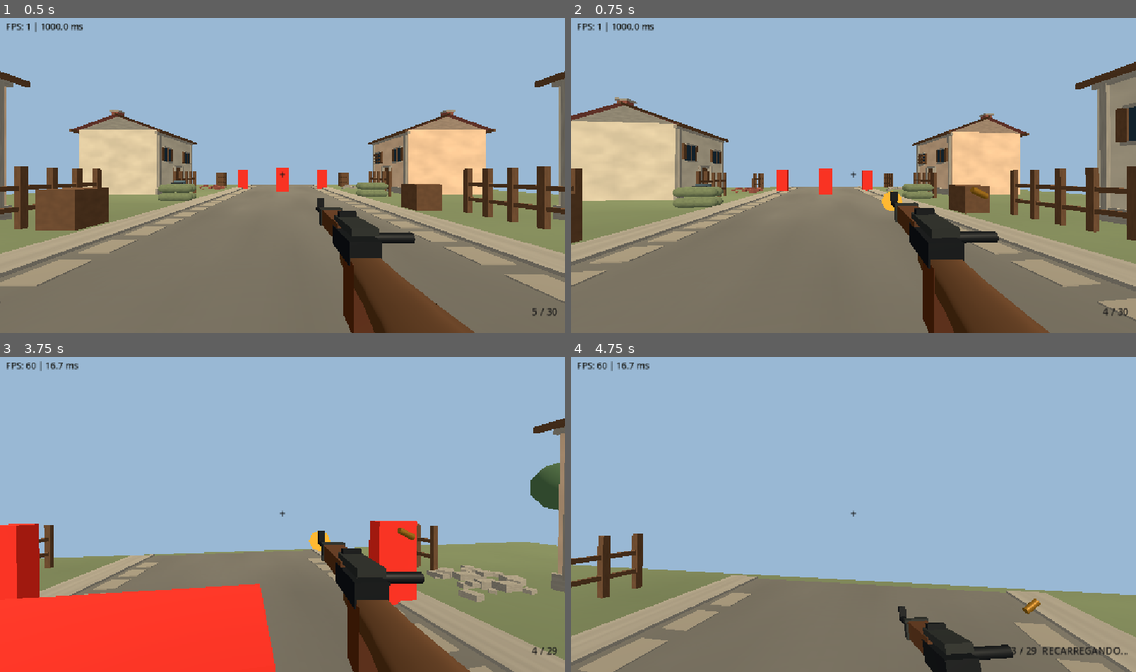
Above: before the commit, frames 1-4 (two rows, left to right).
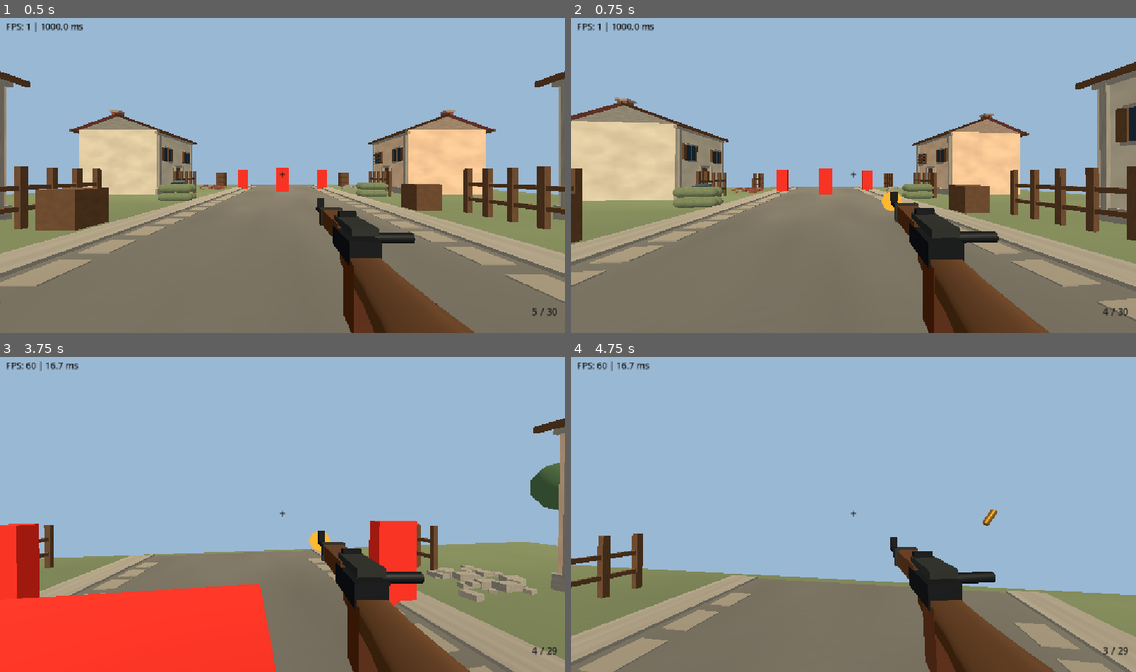
Above: after the commit, the same moments.

Repository: Evertonzinn/ww2-fps
Game: Godot game, scene res://main.tscn
The game is run twice, just before and just after one commit, with the same random seed, the same clock (stepped at 60 frames per second) and the same inputs.
Inputs (mouse positions are in pixels of both pictures, inside the frame that each line leads up to):
- Up to frame 1 (0.5 s): no input
- Up to frame 2 (0.75 s): tap Enter at 0.5 s; move the mouse to (881, 172) at 0.52 s; hold W from 0.53 s (still down); tap R at 0.6 s; click (881, 172) at 0.67 s
- Up to frame 3 (3.75 s): keep holding W; tap Space at 0.77, 1.52, 3.02 s; move the mouse to (254, 514) at 1.27 s; tap R at 1.35, 2.3, 2.85, 3.6 s; click (254, 514) at 1.42 s; move the mouse to (293, 508) at 2.02 s; hold Shift 2.03-2.78 s; click (293, 508) at 2.17 s; move the mouse to (276, 517) at 2.77 s; click (276, 517) at 2.92 s; move the mouse to (322, 517) at 3.52 s; click (322, 517) at 3.67 s
- Up to frame 4 (4.75 s): keep holding W; tap Space at 3.77, 4.52 s; move the mouse to (808, 508) at 4.27 s; tap Shift at 4.35 s; click (808, 508) at 4.42 s; tap R at 4.55 s

Frame 1 is identical in both runs. In frame 2, less than 0.1% of the frame differs, in the area x 70-74%, y 53-58%; in frame 3, less than 0.1%; in frame 4, 5.7%, in the area x 56-99%, y 48-100%.

Commit message:
feat: synchronize realistic bolt phases and automatic reload

Diff:
--- a/weapon.gd
+++ b/weapon.gd
@@ -38,6 +38,8 @@
 var muzzle_timer: float = 0.0
 var walk_cycle: float = 0.0
 var bolt_cycle_timer: float = 0.0
+var auto_reload_pending: bool = false
+var case_ejection_pending: bool = false
 var case_ejection_timer: float = 0.0
 var case_visual: MeshInstance3D
 var rifle_instance: Node3D
@@ -64,6 +66,11 @@
 func request_reload() -> void:
 	if reloading or magazine == MAGAZINE_SIZE or reserve_ammo <= 0:
 		return
+	# Nao iniciar recarga no meio do ciclo de extracao do estojo.
+	if bolt_cycle_timer > 0.0:
+		auto_reload_pending = true
+		return
+	auto_reload_pending = false
 	reloading = true
 	reload_timer = RELOAD_DURATION
 	reload_audio.play()
@@ -72,6 +79,9 @@
 func _physics_process(delta: float) -> void:
 	shot_cooldown = maxf(0.0, shot_cooldown - delta)
 	bolt_cycle_timer = maxf(0.0, bolt_cycle_timer - delta)
+	if auto_reload_pending and bolt_cycle_timer <= 0.0:
+		auto_reload_pending = false
+		request_reload()
 
 	if reloading:
 		reload_timer -= delta
@@ -84,7 +94,7 @@
 
 	if pending_shot:
 		pending_shot = false
-		if not reloading and shot_cooldown <= 0.0 and magazine > 0:
+		if not reloading and shot_cooldown <= 0.0 and bolt_cycle_timer <= 0.0 and magazine > 0:
 			_fire_hitscan()
 
 func _process(delta: float) -> void:
@@ -119,6 +129,10 @@
 		if muzzle_timer <= 0.0:
 			muzzle_flash.visible = false
 
+	# O estojo sai somente durante a abertura do ferrolho, nao no instante do tiro.
+	if case_ejection_pending and bolt_cycle_timer > 0.0 and cycle_progress >= 0.37:
+		case_ejection_pending = false
+		case_ejection_timer = CASE_EJECTION_DURATION
 	if case_visual != null:
 		_update_cartridge_case(delta)
 	if bolt_visual_rig != null and rifle_instance != null:
@@ -129,9 +143,10 @@
 	magazine -= 1
 	shot_cooldown = SHOT_INTERVAL
 	bolt_cycle_timer = BOLT_CYCLE_DURATION
-	case_ejection_timer = CASE_EJECTION_DURATION
+	case_ejection_timer = 0.0
+	case_ejection_pending = true
 	if case_visual != null:
-		case_visual.visible = true
+		case_visual.visible = false
 	recoil = 0.10
 	recoil_pitch = 0.14
 	muzzle_timer = 0.07
@@ -154,12 +169,14 @@
 	# A recarga inicia apos o ultimo disparo, sem exigir R.
 	# Se nao houver municao na reserva, o HUD informa carregador vazio.
 	if magazine == 0 and reserve_ammo > 0:
-		request_reload()
+		auto_reload_pending = true
 
 func _update_hud() -> void:
 	ammo_label.text = "%d / %d" % [magazine, reserve_ammo]
 	if reloading:
 		ammo_label.text += "  RECARREGANDO..."
+	elif auto_reload_pending:
+		ammo_label.text += "  OPERANDO FERROLHO..."
 	elif magazine == 0 and reserve_ammo == 0:
 		ammo_label.text += "  SEM MUNICAO"
 
--- a/weapon_bolt.gd
+++ b/weapon_bolt.gd
@@ -1,71 +1,96 @@
 extends RefCounted
 
-# Mesh names come from the license-compatible Lee-Enfield GLB supplied by the user.
-# Candidate parts on top of the action, measured in the actual model bounds.
-# Do not affect the stock, barrel, firing logic or bullets.
-const CANDIDATES = [
+# Receptora: agrupamento EXPERIMENTAL para o GLB de Talamander.
+# Inspecao de bounding boxes no GLB 2K: Cube.008, Cube.009, Cube.010
+# e Circle.001 proximas ao topo da acao. Os nomes ainda nao certificam
+# uma divisao mecanicamente exata. Caso falte uma malha, nao animar parcialmente.
+const PART_NAMES: Array[String] = [
+	"Cube008Low",
 	"Cube009Low",
 	"Cube010Low",
 	"Circle001Low"
 ]
-const BOLT_TRAVEL_METERS: float = 0.075
+
+const PIVOT: Vector3 = Vector3(-0.011, 0.076, -0.055)
+const BOLT_TRAVEL: float = 0.084
+const OPEN_ANGLE_RAD: float = 0.65
 
 var model: Node3D
 var parts: Array[MeshInstance3D] = []
-var rest_positions: Array[Vector3] = []
+var at_rest: Array[Transform3D] = []
+var valid: bool = false
 
 func bind_to(model_root: Node3D) -> void:
 	reset()
 	model = model_root
-	_collect_nodes(model)
-	if parts.is_empty():
-		push_warning("Lee-Enfield: bolt candidates not found. Viewmodel-only animation remains enabled.")
-	else:
-		print("Lee-Enfield: visual bolt cycle bound to %d candidate meshes." % parts.size())
+	_collect(model_root)
+	if parts.size() != PART_NAMES.size():
+		push_warning("Lee-Enfield: encontradas %d/%d malhas candidatas. Ferrolho 3D desativado; feedback do viewmodel mantido." % [parts.size(), PART_NAMES.size()])
+		reset()
+		return
+
+	# Os transforms sao relativos a raiz do modelo: acompanham a camera
+	# em movimento e nao dependem do scale nos intermediarios glTF.
+	for part in parts:
+		at_rest.append(model.global_transform.affine_inverse() * part.global_transform)
+	valid = true
+	print("Lee-Enfield: ciclo experimental do ferrolho ativo; %d partes: " % parts.size(), PART_NAMES)
 
 func reset() -> void:
+	if valid and model != null and is_instance_valid(model):
+		for i in range(parts.size()):
+			if is_instance_valid(parts[i]):
+				parts[i].global_transform = model.global_transform * at_rest[i]
+	parts.clear()
+	at_rest.clear()
+	model = null
+	valid = false
+
+func animate(progress: float) -> void:
+	if not valid or model == null or not is_instance_valid(model):
+		return
+
+	var p: float = clampf(progress, 0.0, 1.0)
+	var lift: float = 0.0
+	var pull: float = 0.0
+
+	# 1. Levantar, 2. Recuar, 3. Avancar, 4. Travar.
+	if p < 0.20:
+		lift = _smooth(p / 0.20)
+	elif p < 0.48:
+		lift = 1.0
+		pull = _smooth((p - 0.20) / 0.28)
+	elif p < 0.76:
+		lift = 1.0
+		pull = 1.0 - _smooth((p - 0.48) / 0.28)
+	else:
+		lift = 1.0 - _smooth((p - 0.76) / 0.24)
+
+	# Transform em metros no eixo local do GLB (Z positivo: direcao da coronha).
+	# O pivô deslocado permite rotacao em torno do eixo longitudinal do ferrolho.
+	var to_pivot := Transform3D(Basis.IDENTITY, PIVOT)
+	var from_pivot := Transform3D(Basis.IDENTITY, -PIVOT)
+	var rotation := Transform3D(Basis(Vector3(0.0, 0.0, 1.0), lift * OPEN_ANGLE_RAD), Vector3.ZERO)
+	var motion := Transform3D(Basis.IDENTITY, Vector3(0.0, 0.0, pull * BOLT_TRAVEL))
+	var movement: Transform3D = motion * to_pivot * rotation * from_pivot
+
 	for i in range(parts.size()):
 		if is_instance_valid(parts[i]):
-			parts[i].position = rest_positions[i]
-	parts.clear()
-	rest_positions.clear()
-	model = null
+			parts[i].global_transform = model.global_transform * movement * at_rest[i]
 
-func animate(progress: float) -> void:
-	if model == null or not is_instance_valid(model):
-		return
+func _smooth(t: float) -> float:
+	var x: float = clampf(t, 0.0, 1.0)
+	return x * x * (3.0 - 2.0 * x)
 
-	var normalized_progress: float = clampf(progress, 0.0, 1.0)
-	var travel: float = 0.0
-	if normalized_progress >= 0.18 and normalized_progress < 0.53:
-		travel = (normalized_progress - 0.18) / 0.35
-	elif normalized_progress >= 0.53 and normalized_progress < 0.84:
-		travel = 1.0 - (normalized_progress - 0.53) / 0.31
-	travel = clampf(travel, 0.0, 1.0) * BOLT_TRAVEL_METERS
+func _collect(parent: Node) -> void:
+	for child in parent.get_children():
+		if child is MeshInstance3D and _is_candidate(String(child.name)):
+			parts.append(child as MeshInstance3D)
+		_collect(child)
 
-	# Translate in rifle world axis; imported glTF hierarchy contains 100x source nodes.
-	# Convert meters back into each mesh's parent space, avoiding transform assumptions.
-	var direction: Vector3 = model.global_transform.basis.z.normalized() * travel
-	for i in range(parts.size()):
-		var part: MeshInstance3D = parts[i]
-		if not is_instance_valid(part):
-			continue
-		var parent_node: Node3D = part.get_parent() as Node3D
-		if parent_node == null:
-			continue
-		part.position = rest_positions[i] + parent_node.global_transform.basis.inverse() * direction
-
-func _collect_nodes(container: Node) -> void:
-	for child in container.get_children():
-		if child is MeshInstance3D and _is_bolt_candidate(String(child.name)):
-			var mesh: MeshInstance3D = child as MeshInstance3D
-			parts.append(mesh)
-			rest_positions.append(mesh.position)
-		_collect_nodes(child)
-
-func _is_bolt_candidate(node_name: String) -> bool:
-	var normalized: String = node_name.replace(".", "").replace("_", "").replace("-", "").to_lower()
-	for candidate in CANDIDATES:
-		if normalized.begins_with(candidate.to_lower()):
+func _is_candidate(name: String) -> bool:
+	var cleaned: String = name.replace(".", "").replace("_", "").replace("-", "").to_lower()
+	for expected in PART_NAMES:
+		if cleaned.begins_with(expected.to_lower()):
 			return true
 	return false
Not shown, added: docs/v063-bolt-action.md
